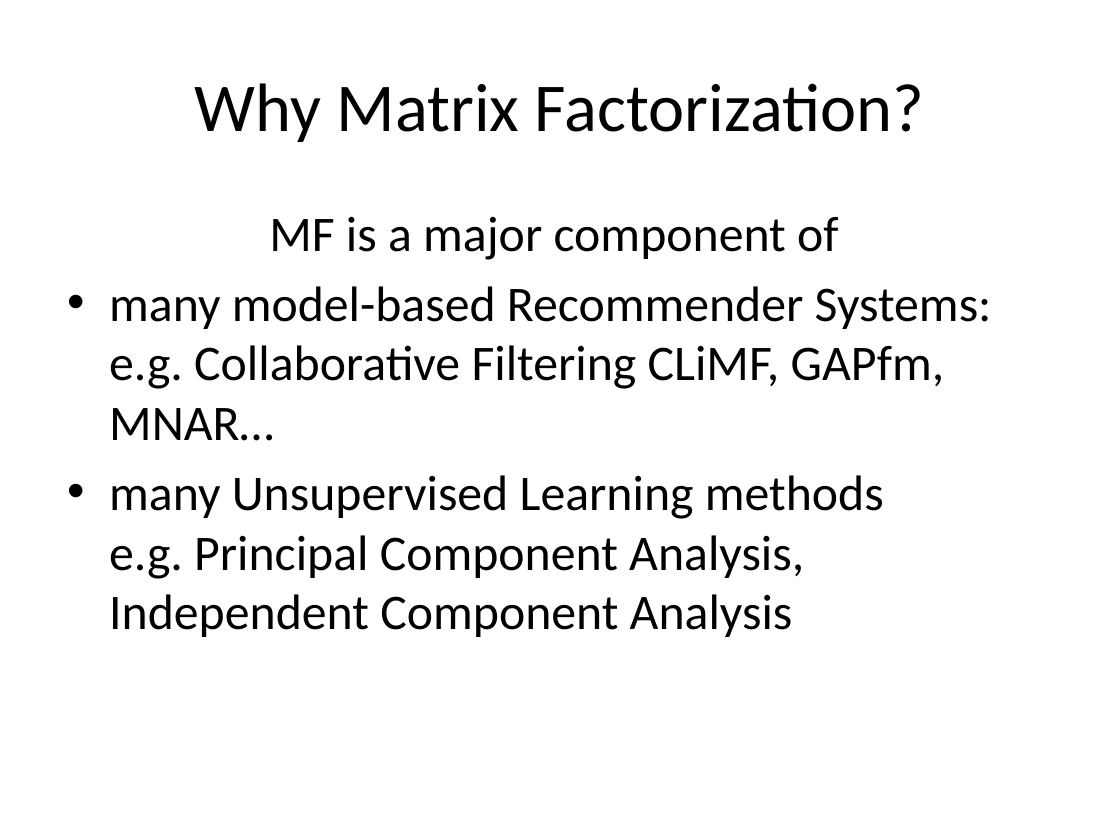
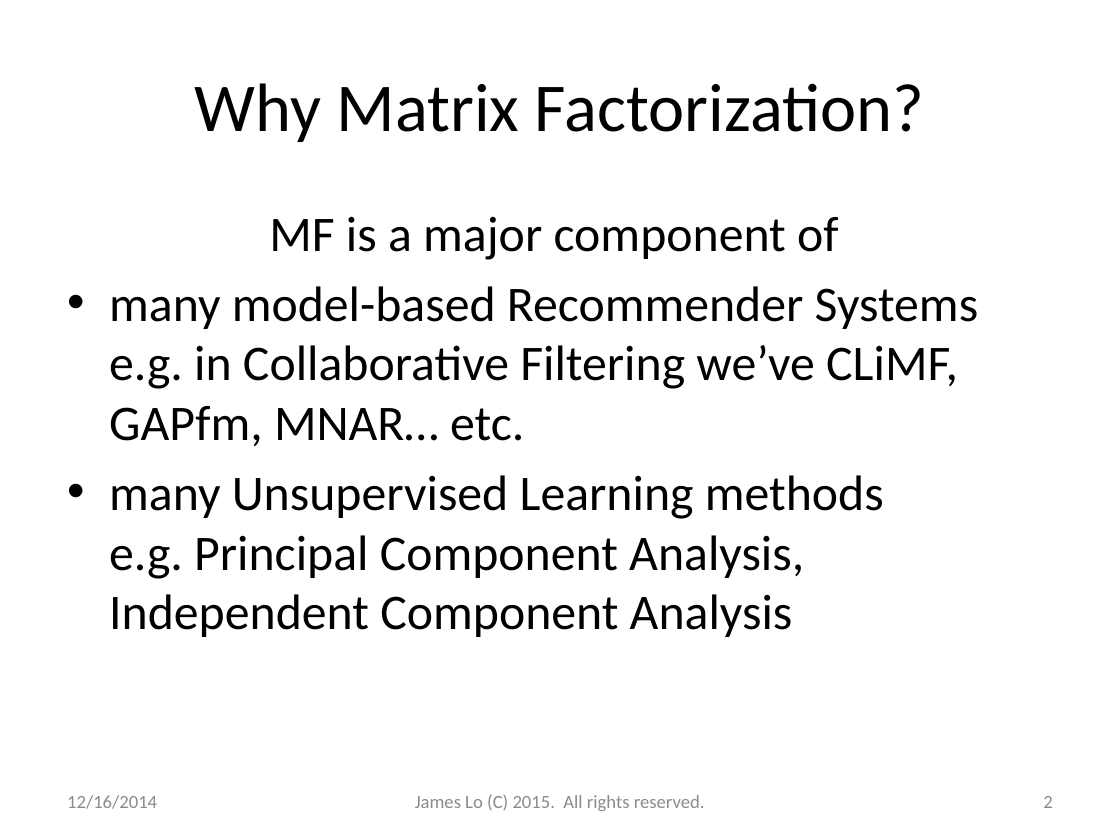
Before and after one commit to jamestklo/MatrixFactorizationMatlab, a slide deck: slide 2 of cs534L-SAGmf.pptx. Drawn at 1120x840 pixels with LibreOffice and Linux fonts; fonts in the diff are those of the drawing. Boxes give left, top, right and bottom in pixels: in the first picture for what was removed or moved away, otherwise in the second. Text is boxed around its words. In the diff, an @@ line names an element or a change of style, - is before the commit and + after.

```diff
--- a/cs534L-SAGmf.pptx
+++ b/cs534L-SAGmf.pptx
@@ text at <box>109,286,978,446</box>: text changed @@
-• many model-based Recommender Systems:
-  e.g. Collaborative Filtering CLiMF, GAPfm, MNAR…
+• many model-based Recommender Systems
+  e.g. in Collaborative Filtering we’ve CLiMF, GAPfm, MNAR… etc.
@@ text added at <box>67,795,157,809</box>, 12 pt, text #8C8C8C @@
+12/16/2014
@@ text added at <box>415,795,705,811</box>, 12 pt, text #8C8C8C @@
+James Lo (C) 2015. All rights reserved.
@@ page number added at <box>1043,796,1052,808</box>, 12 pt, text #8C8C8C @@
+2
```
Also in this commit, not shown: 45 other slides changed, 12 slides added, 8 slides removed, 1 other file.
